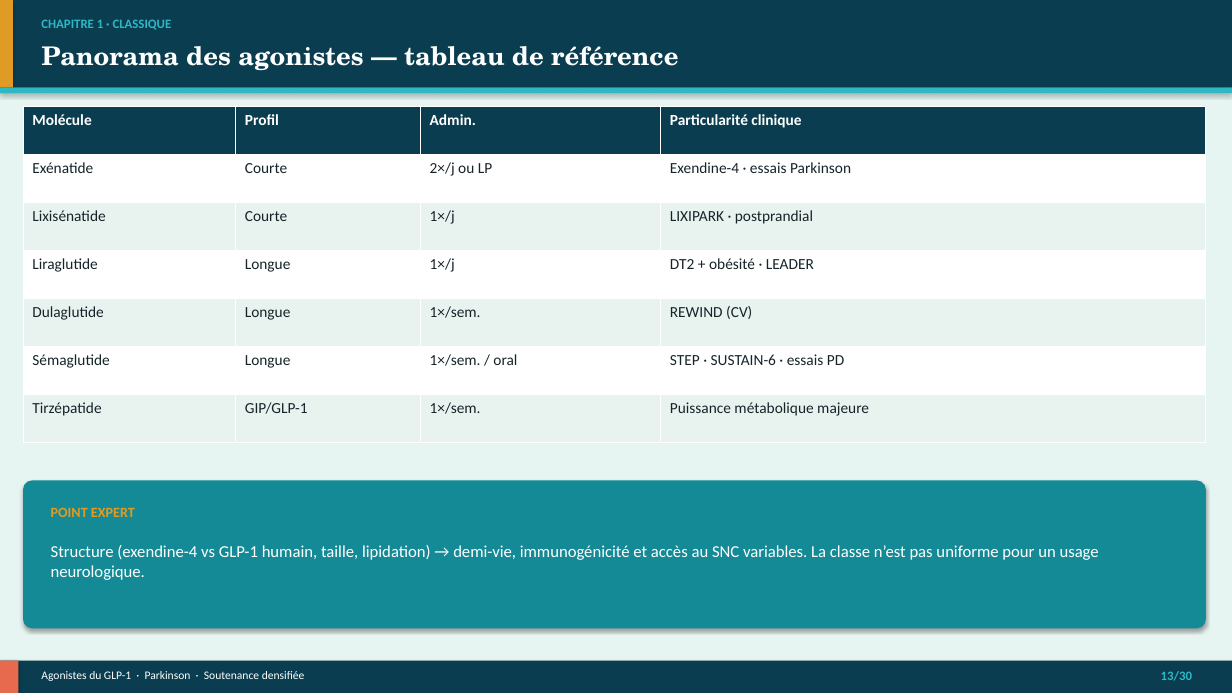
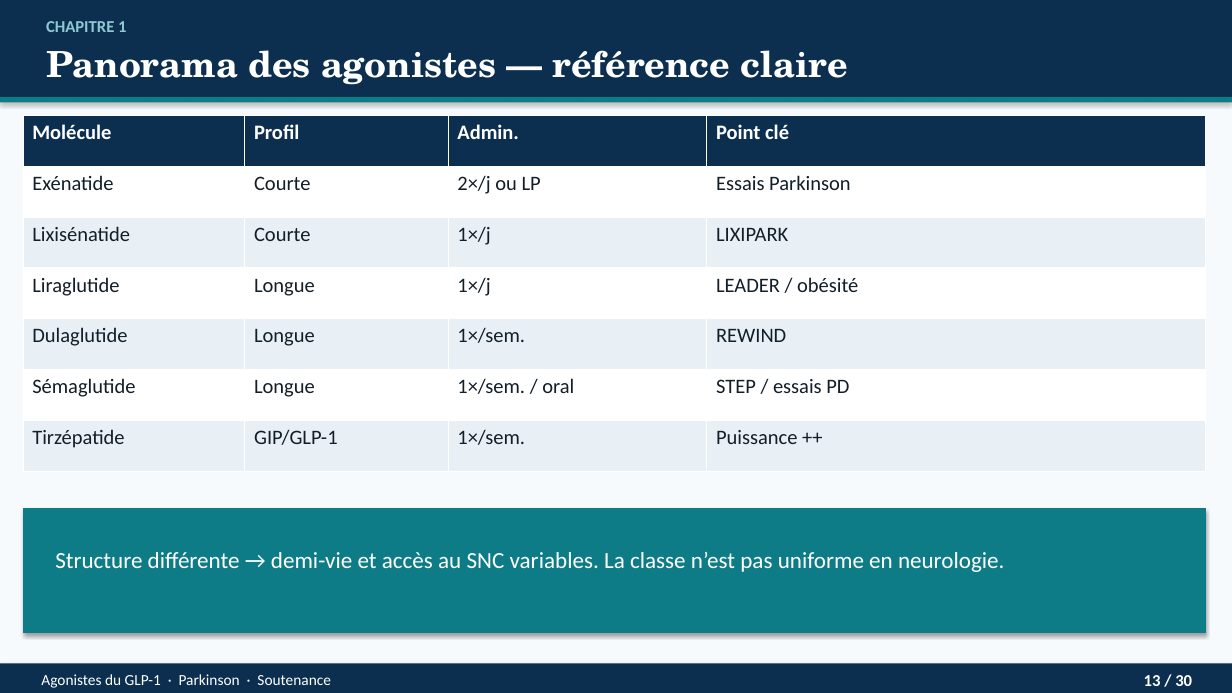
Before and after one commit to Mashtal-Platform/mashtal-platform, a slide deck: slide 13 of docs/presentation/Soutenance_GLP1_Parkinson.pptx. Drawn at 1232x693 pixels with LibreOffice and Linux fonts; fonts in the diff are those of the drawing. Boxes give left, top, right and bottom in pixels: in the first picture for what was removed or moved away, otherwise in the second. Text is boxed around its words. In the diff, an @@ line names an element or a change of style, - is before the commit and + after.

```diff
--- a/docs/presentation/Soutenance_GLP1_Parkinson.pptx
+++ b/docs/presentation/Soutenance_GLP1_Parkinson.pptx
@@ rectangle at [0, 0, 1232, 693]: fill #E6F4F2 to #F7FAFC @@
@@ rectangle: place and size @@
-rectangle at [0, 0, 1232, 88]
+rectangle at [0, 0, 1232, 97]
@@ rectangle at [0, 0, 1232, 97]: fill #0A3D4F to #0D2F4F @@
@@ rectangle removed at [0, 0, 13, 88] @@
@@ text at [46, 21, 126, 32]: text changed; size 10 to 13 pt; text colour #2EB8C4 to #8EC8D4 @@
-CHAPITRE 1 · CLASSIQUE
+CHAPITRE 1
@@ text at [46, 50, 848, 85]: text changed; size 20 to 28 pt @@
-Panorama des agonistes — tableau de référence
+Panorama des agonistes — référence claire
@@ rectangle: place and size @@
-rectangle at [0, 88, 1232, 93]
+rectangle at [0, 97, 1232, 103]
@@ rectangle at [0, 97, 1232, 103]: fill #2EB8C4 to #0E7C86 @@
@@ table at [23, 116, 1206, 471] @@
-row 1, column 4: Particularité clinique
+row 1, column 4: Point clé
-row 2, column 4: Exendine-4 · essais Parkinson
+row 2, column 4: Essais Parkinson
-row 3, column 4: LIXIPARK · postprandial
+row 3, column 4: LIXIPARK
-row 4, column 4: DT2 + obésité · LEADER
+row 4, column 4: LEADER / obésité
-row 5, column 4: REWIND (CV)
+row 5, column 4: REWIND
-row 6, column 4: STEP · SUSTAIN-6 · essais PD
+row 6, column 4: STEP / essais PD
-row 7, column 4: Puissance métabolique majeure
+row 7, column 4: Puissance ++
@@ fill #0A3D4F to #0D2F4F in row 1 @@
@@ fill #E8F3F0 to #E8F0F5 in 12 cells @@
@@ size 12 to 16 pt in "Molécule", "Profil", "Admin.", "Exénatide" and 17 more places @@
@@ text colour #16242A to #121E28 in "Exénatide", "Courte", "2×/j ou LP", "Lixisénatide" and 14 more places @@
@@ table: place and size @@
-table at [23, 106, 1206, 443]
+table at [23, 116, 1206, 471]
@@ rounded rectangle removed at [23, 481, 1206, 628] @@
@@ rectangle added at [23, 508, 1206, 633], fill #0E7C86 @@
@@ text removed at [51, 507, 135, 517] @@
-POINT EXPERT
@@ text at [55, 552, 1004, 572]: text changed; size 13 to 18 pt @@
-Structure (exendine-4 vs GLP-1 humain, taille, lipidation) → demi-vie, immunogénicité et accès au SNC variables. La classe n’est pas uniforme pour un usage neurologique.
+Structure différente → demi-vie et accès au SNC variables. La classe n’est pas uniforme en neurologie.
@@ rectangle at [0, 664, 1232, 693]: fill #0A3D4F to #0D2F4F @@
@@ rectangle removed at [0, 661, 18, 693] @@
@@ text at [41, 674, 331, 688]: text changed; size 9 to 12 pt @@
-Agonistes du GLP-1 · Parkinson · Soutenance densifiée
+Agonistes du GLP-1 · Parkinson · Soutenance
@@ text at [1144, 675, 1192, 686]: text changed; size 10 to 13 pt; text colour #2EB8C4 to #FFFFFF @@
-13/30
+13 / 30
```
Also in this commit, not shown: 29 other slides changed, 9 other files.
